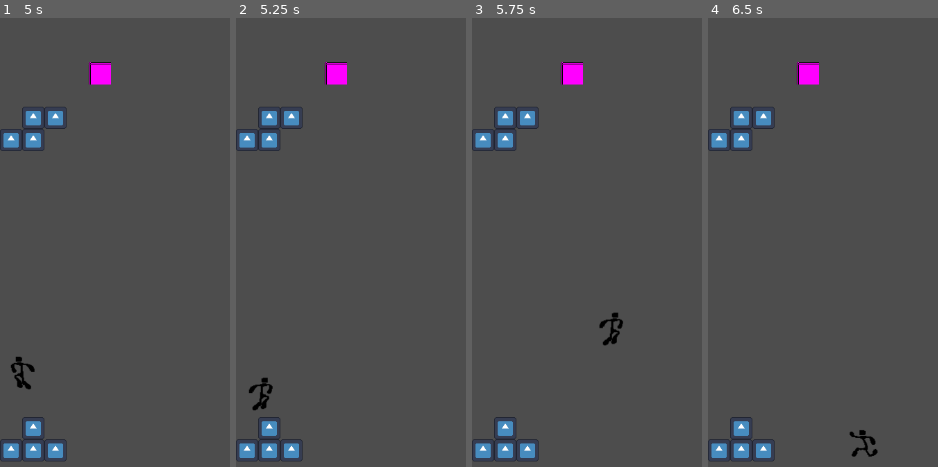
Above: before the commit, frames 1-4 (left to right).
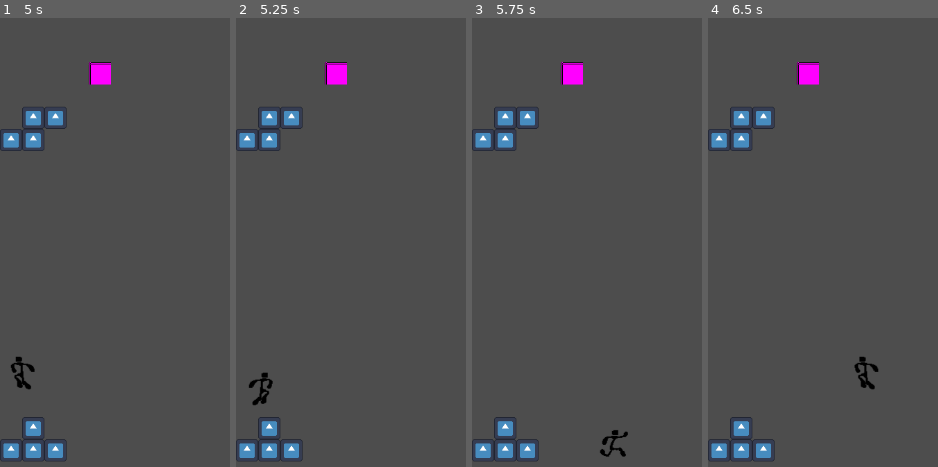
Above: after the commit, the same moments.

Repository: NicoWired/tetrascape
Game: Godot game, scene res://source/main_screens/main/main.tscn
Two runs of this game, one before a commit and one after it. Both use one fixed random seed, a clock stepped at 60 frames per second and the inputs below. The engine's default icon, where the game draws it, is replaced by a stand-in: a white triangle on a blue panel in a dark square.
Inputs:
- Up to frame 1 (5 s): tap Enter (ui_accept) at 0.5, 0.6, 1.55, 2, 3.05, 3.5, 4.55 s; hold D (right) 0.53-2.03 s; tap Space (jump, bound only after the commit) at 0.77, 0.8, 1.07, 1.35, 1.52, 1.82, 2.3, 3.02, 3.32, 3.77, 3.8, 4.07, 4.52, 4.82 s; hold A (left) 2.03-2.78 s; tap N (drop) at 2.1 s; hold D (right) 2.78-4.28 s; tap J (rotate_cc) at 2.85 s; tap K (rotate_cw) at 3.6 s; hold A (left) from 4.28 s (still down); tap L (toggle) at 4.35 s
- Up to frame 2 (5.25 s): release A (left) at 5.03 s; hold D (right) from 5.03 s (still down); tap Enter (ui_accept) at 5.1 s
- Up to frame 3 (5.75 s): keep holding D (right); tap Space (jump, bound only after the commit) at 5.3 s
- Up to frame 4 (6.5 s): release D (right) at 5.78 s; hold A (left) from 5.78 s (still down); tap Enter (ui_accept) at 5.85 s; tap Space (jump, bound only after the commit) at 6.02, 6.32 s

Frame 1 is identical in both runs. In frame 2, 0.4% of the frame differs, in the area x 5-17%, y 79-88%; in frame 3, 0.5%; in frame 4, 0.6%, in the area x 61-74%, y 75-98%.

Commit message:
add wall friction

Diff:
--- a/project.godot
+++ b/project.godot
@@ -63,6 +63,11 @@
 "events": [Object(InputEventKey,"resource_local_to_scene":false,"resource_name":"","device":-1,"window_id":0,"alt_press …(192 unchanged characters)…
 ]
 }
+jump={
+"deadzone": 0.2,
+"events": [Object(InputEventKey,"resource_local_to_scene":false,"resource_name":"","device":-1,"window_id":0,"alt_pressed":false,"shift_pressed":false,"ctrl_pressed":false,"meta_pressed":false,"pressed":false,"keycode":0,"physical_keycode":32,"key_label":0,"unicode":32,"location":0,"echo":false,"script":null)
+]
+}
 
 [layer_names]
 
--- a/source/player/player.gd
+++ b/source/player/player.gd
@@ -10,7 +10,9 @@
 
 const ACCELERATION: float = 1000.0
 const MAX_SPEED: float = 350.0
-const JUMP_VELOCITY = -450.0
+const MAX_JUMP_VELOCITY = -450.0
+const WALL_JUMP_X: float = 350.0
+const WALL_FRICTION: float = 0.3
 
 var state: States:
 	set(value):
@@ -38,12 +40,17 @@
 	if GlobalStates.toggle:
 		return
 
-	# Add the gravity.
-	velocity += get_gravity() * delta
+	if state == States.WALL and velocity.y > 0:
+		velocity += get_gravity() * delta * WALL_FRICTION
+	else:
+		velocity += get_gravity() * delta
 
-	# Handle jump.
-	if Input.is_action_just_pressed("ui_accept") and is_on_floor():
-		velocity.y = JUMP_VELOCITY
+	if Input.is_action_just_pressed("jump"):
+		if is_on_floor():
+			velocity.y = MAX_JUMP_VELOCITY
+		if is_on_wall_only():
+			velocity.y = MAX_JUMP_VELOCITY
+			velocity.x = WALL_JUMP_X * get_wall_normal().x
 
 
 	var direction := Input.get_axis("left", "right")
